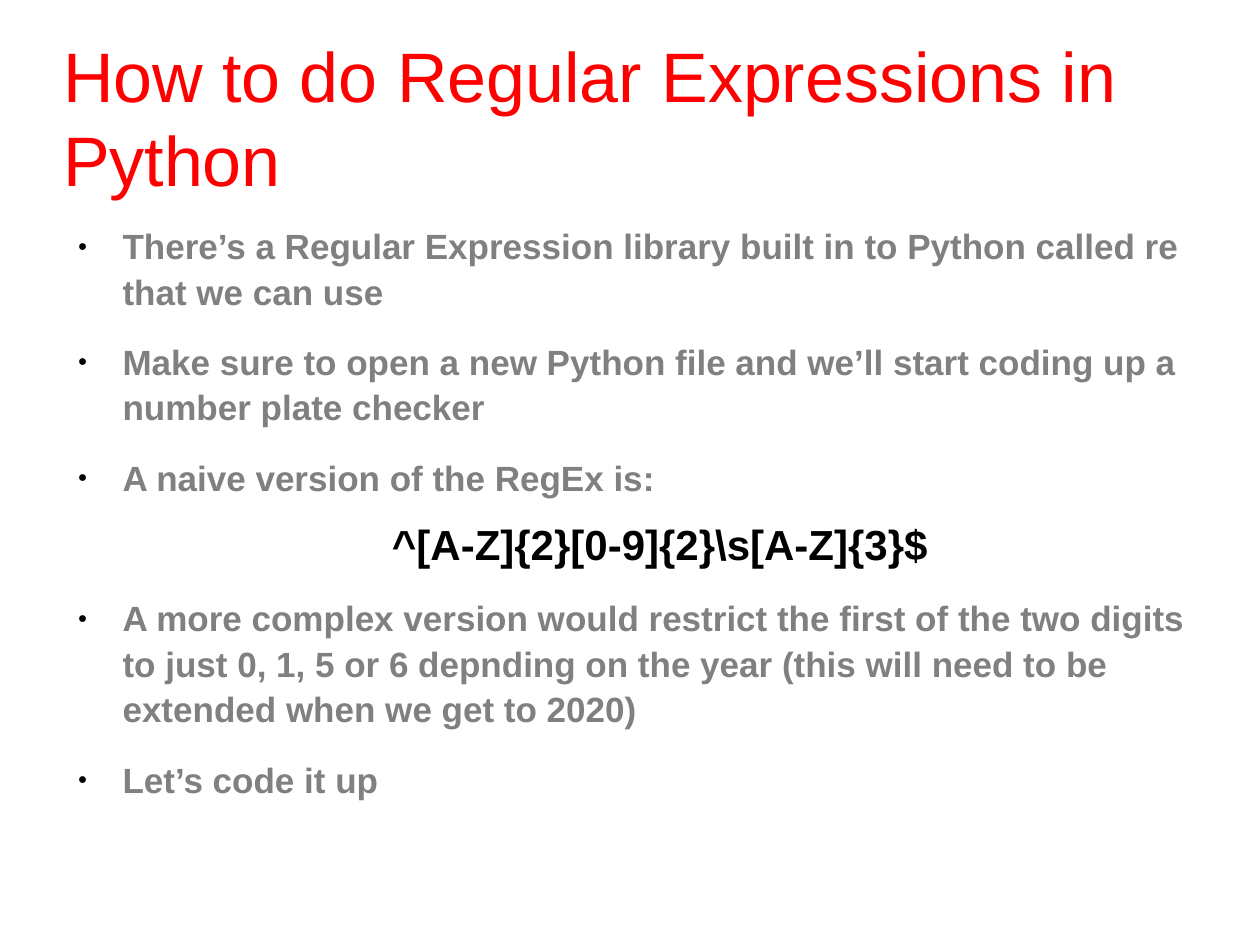
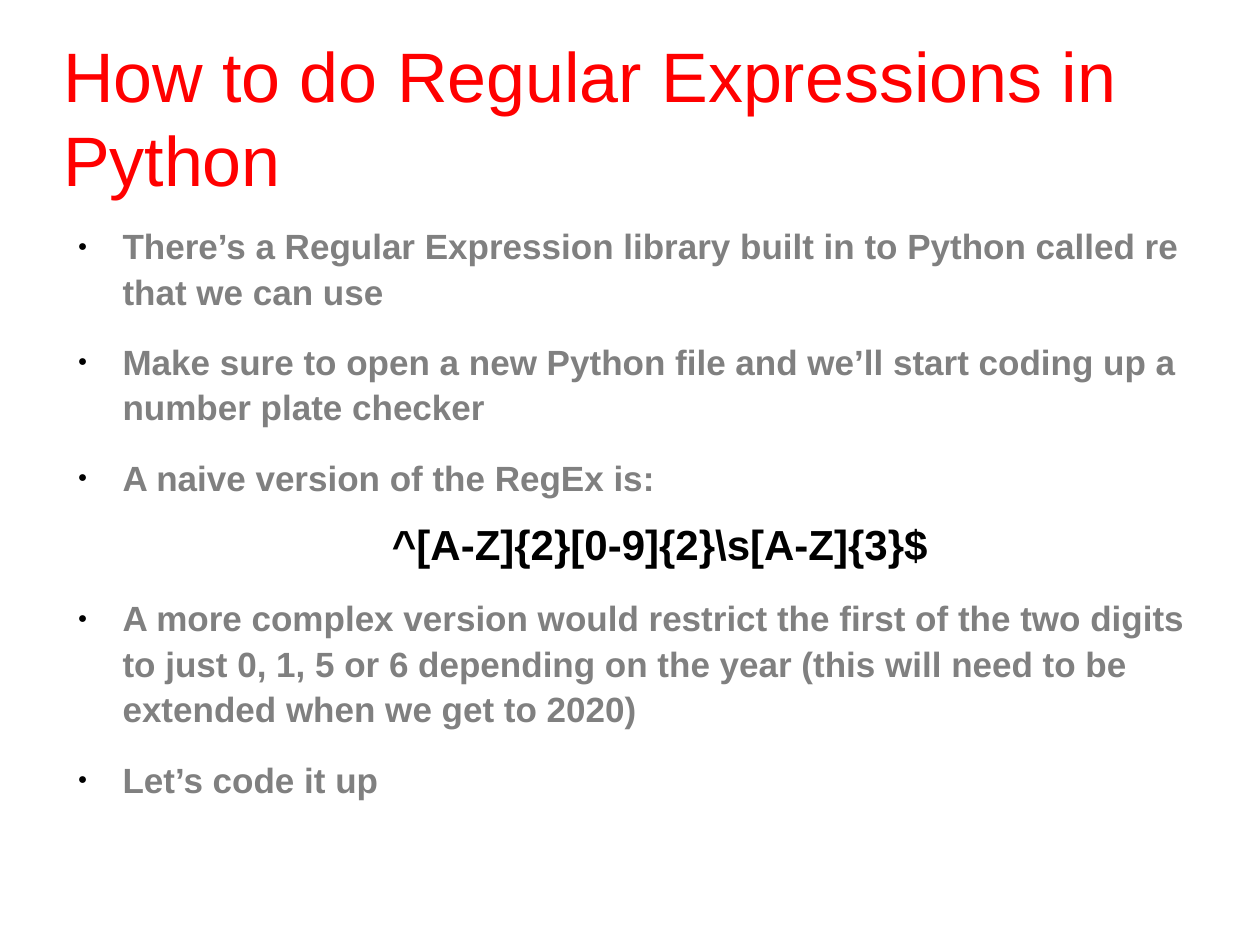
Before and after one commit to amos1969/tough-topics, a slide deck: slide 7 of validation_and_authentication.odp. Drawn at 1260x945 pixels with LibreOffice and Linux fonts; fonts in the diff are those of the drawing; background and template pictures are left out. Boxes give left, top, right and bottom in pixels: in the first picture for what was removed or moved away, otherwise in the second. Text is boxed around its words. In the diff, an @@ line names an element or a change of style, - is before the commit and + after.

```diff
--- a/validation_and_authentication.odp
+++ b/validation_and_authentication.odp
@@ text at <box>123,605,1183,729</box>: text changed @@
-● A more complex version would restrict the first of the two digits to just 0, 1, 5 or 6 depnding on the year (this will need to be extended when we get to 2020)
+● A more complex version would restrict the first of the two digits to just 0, 1, 5 or 6 depending on the year (this will need to be extended when we get to 2020)
```
Also in this commit, not shown: 2 other slides changed, 27 other files.
